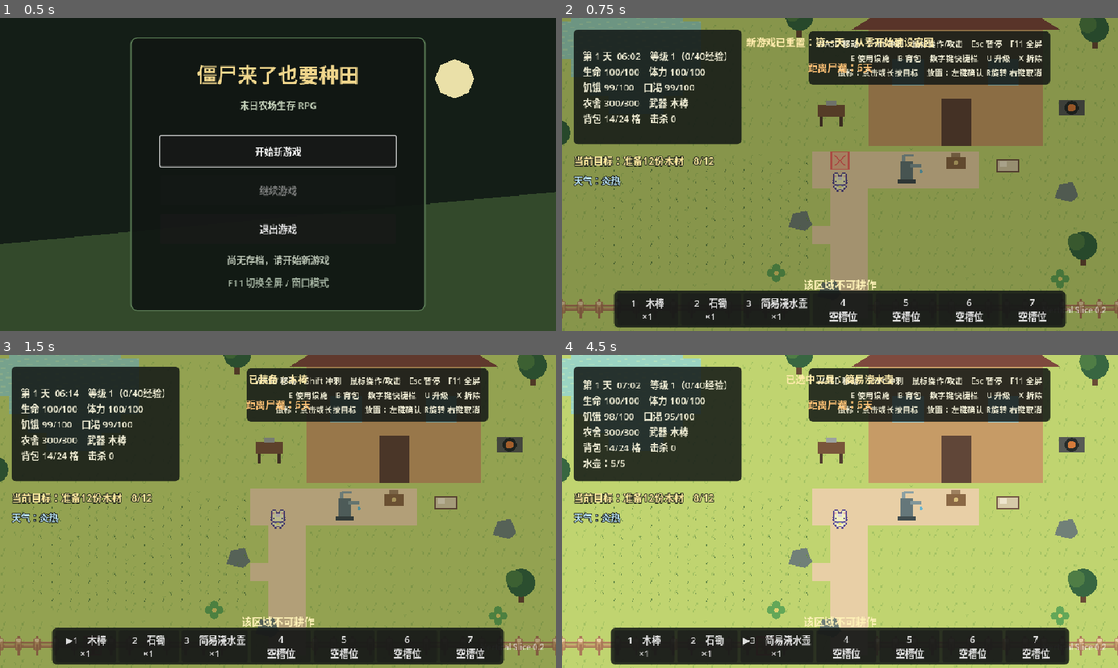
Above: before the commit, frames 1-4 (two rows, left to right).
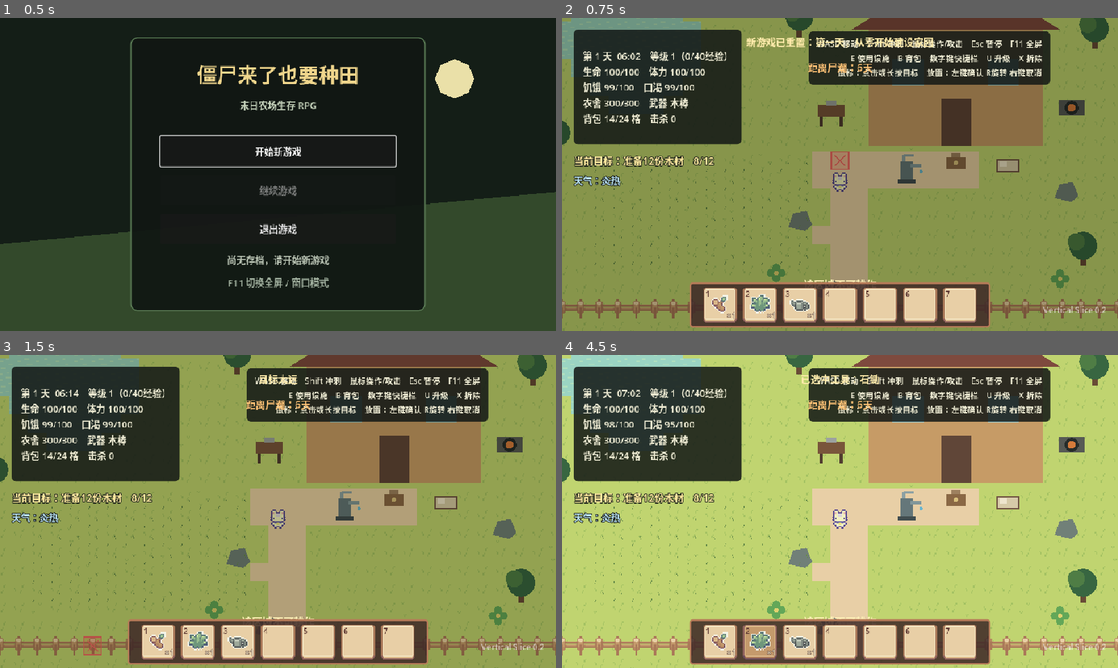
Above: after the commit, the same moments.

Repository: fanfanhappy/zombie-farm-survival
Game: Godot game, scene res://scenes/ui/main_menu.tscn
Same seed, same stepped clock (60 frames per second), same inputs: the game is played once before the commit and once after it.
Inputs (mouse positions are in pixels of both pictures, inside the frame that each line leads up to):
- Up to frame 1 (0.5 s): no input
- Up to frame 2 (0.75 s): click "开始新游戏" at 0.5 s
- Up to frame 3 (1.5 s): click (83, 646) at 1.25 s, where only the run before the commit has a clickable "1 木棒 ×1"
- Up to frame 4 (4.5 s): click (645, 646) at 2 s, where only the run before the commit has a clickable "▶1 木棒 ×1"; click (717, 642) at 2.75 s, where only the run after the commit has a clickable "×1"; click (712, 646) at 3.5 s, where only the run before the commit has a clickable "▶2 石锄 ×1"; click (762, 642) at 4.25 s, where only the run after the commit has a clickable "×1"

Frame 1 is identical in both runs. In frame 2, 11% of the frame differs, in the area x 9-91%, y 84-99%; in frame 3, 11%; in frame 4, 14%, in the area x 3-92%, y 6-99%.

Commit message:
替换背包与快捷栏像素风界面

Diff:
--- a/scenes/game/game_world.tscn
+++ b/scenes/game/game_world.tscn
@@ -332,9 +332,9 @@
 anchor_top = 1.0
 anchor_right = 0.5
 anchor_bottom = 1.0
-offset_left = -390.0
-offset_top = -60.0
-offset_right = 390.0
+offset_left = -260.0
+offset_top = -78.0
+offset_right = 260.0
 offset_bottom = -6.0
 grow_horizontal = 2
 grow_vertical = 0
@@ -359,10 +359,10 @@
 anchor_top = 0.5
 anchor_right = 0.5
 anchor_bottom = 0.5
-offset_left = -330.0
-offset_top = -235.0
-offset_right = 330.0
-offset_bottom = 235.0
+offset_left = -350.0
+offset_top = -260.0
+offset_right = 350.0
+offset_bottom = 260.0
 grow_horizontal = 2
 grow_vertical = 2
 theme_override_styles/panel = SubResource("StyleBoxFlat_panel")
@@ -405,15 +405,15 @@
 layout_mode = 2
 
 [node name="ItemGrid" type="GridContainer" parent="InventoryUI/BackpackPanel/Margin/Content" unique_id=527135454]
-custom_minimum_size = Vector2(0, 185)
+custom_minimum_size = Vector2(0, 248)
 layout_mode = 2
 size_flags_vertical = 3
 theme_override_constants/h_separation = 8
 theme_override_constants/v_separation = 8
-columns = 4
+columns = 6
 
 [node name="DetailPanel" type="PanelContainer" parent="InventoryUI/BackpackPanel/Margin/Content" unique_id=1184305867]
-custom_minimum_size = Vector2(0, 125)
+custom_minimum_size = Vector2(0, 105)
 layout_mode = 2
 
 [node name="Margin" type="MarginContainer" parent="InventoryUI/BackpackPanel/Margin/Content/DetailPanel" unique_id=1490350790]
--- a/scripts/ui/inventory_ui.gd
+++ b/scripts/ui/inventory_ui.gd
@@ -4,6 +4,12 @@
 signal item_use_requested(item_id: String)
 signal item_drop_requested(item_id: String)
 signal inventory_closed
+
+const SLOT_TEXTURE := preload("res://assets/art/ui/inventory/ui_inventory_slots.png")
+const GENERAL_ICON_TEXTURE := preload("res://assets/art/ui/icons/item_general_icons.png")
+const TOOL_ICON_TEXTURE := preload("res://assets/art/ui/icons/item_tool_material_icons.png")
+const FARMING_ICON_TEXTURE := preload("res://assets/art/ui/icons/item_farming_icons.png")
+const FOOD_ICON_TEXTURE := preload("res://assets/art/ui/icons/item_food_icons.png")
 
 
 class DraggableItemSlot extends Button:
@@ -18,14 +24,55 @@
 		slot_index = index
 		item_id = id
 
+	func set_visual(icon_texture: Texture2D, amount: int, hotkey: String, selected: bool) -> void:
+		text = ""
+		inventory_ui.apply_slot_style(self, selected)
+		var icon_rect := TextureRect.new()
+		icon_rect.mouse_filter = Control.MOUSE_FILTER_IGNORE
+		icon_rect.set_anchors_preset(Control.PRESET_CENTER)
+		icon_rect.offset_left = -18.0
+		icon_rect.offset_top = -19.0
+		icon_rect.offset_right = 18.0
+		icon_rect.offset_bottom = 17.0
+		icon_rect.texture = icon_texture
+		icon_rect.expand_mode = TextureRect.EXPAND_IGNORE_SIZE
+		icon_rect.stretch_mode = TextureRect.STRETCH_KEEP_ASPECT_CENTERED
+		add_child(icon_rect)
+		if amount > 0:
+			var amount_label := Label.new()
+			amount_label.mouse_filter = Control.MOUSE_FILTER_IGNORE
+			amount_label.set_anchors_preset(Control.PRESET_BOTTOM_RIGHT)
+			amount_label.offset_left = -34.0
+			amount_label.offset_top = -23.0
+			amount_label.offset_right = -5.0
+			amount_label.offset_bottom = -3.0
+			amount_label.text = "×%d" % amount
+			amount_label.horizontal_alignment = HORIZONTAL_ALIGNMENT_RIGHT
+			amount_label.add_theme_font_size_override("font_size", 13)
+			amount_label.add_theme_color_override("font_color", Color("#fff4d2"))
+			amount_label.add_theme_color_override("font_outline_color", Color("#4b2f2b"))
+			amount_label.add_theme_constant_override("outline_size", 3)
+			add_child(amount_label)
+		if not hotkey.is_empty():
+			var key_label := Label.new()
+			key_label.mouse_filter = Control.MOUSE_FILTER_IGNORE
+			key_label.offset_left = 7.0
+			key_label.offset_top = 4.0
+			key_label.offset_right = 25.0
+			key_label.offset_bottom = 23.0
+			key_label.text = hotkey
+			key_label.add_theme_font_size_override("font_size", 13)
+			key_label.add_theme_color_override("font_color", Color("#5b3733"))
+			add_child(key_label)
+
 	func _get_drag_data(_at_position: Vector2) -> Variant:
 		if item_id.is_empty():
 			return null
-		var preview := PanelContainer.new()
-		var label := Label.new()
-		label.text = "%s ×%d" % [inventory_ui.inventory.get_display_name(item_id), inventory_ui.inventory.get_amount(item_id)]
-		label.add_theme_constant_override("outline_size", 4)
-		preview.add_child(label)
+		var preview := DraggableItemSlot.new()
+		preview.custom_minimum_size = Vector2(64, 64)
+		preview.inventory_ui = inventory_ui
+		preview.set_visual(inventory_ui.get_item_icon(item_id), inventory_ui.inventory.get_amount(item_id), "", false)
+		preview.tooltip_text = inventory_ui.inventory.get_display_name(item_id)
 		set_drag_preview(preview)
 		return {"source": slot_kind, "slot_index": slot_index, "item_id": item_id}
 
@@ -57,6 +104,7 @@
 
 func setup(inventory_system: InventorySystem) -> void:
 	inventory = inventory_system
+	_apply_inventory_theme()
 	inventory.inventory_changed.connect(refresh)
 	$BackpackPanel/Margin/Content/Header/CloseButton.pressed.connect(close_backpack)
 	use_button.pressed.connect(_on_use_pressed)
@@ -95,11 +143,13 @@
 	else:
 		inventory.assign_hotbar_item(target_index, str(data.get("item_id", "")))
 	selected_hotbar_index = target_index
+	refresh()
 
 
 func clear_hotbar_slot(slot_index: int) -> void:
 	inventory.clear_hotbar_slot(slot_index)
 	if selected_hotbar_index == slot_index: selected_hotbar_index = -1
+	refresh()
 
 
 func activate_hotbar_slot(slot_index: int) -> bool:
@@ -122,13 +172,13 @@
 	for index in inventory.hotbar_capacity:
 		var item_id := inventory.get_hotbar_item(index)
 		var slot := DraggableItemSlot.new()
-		slot.custom_minimum_size = Vector2(104, 50)
+		slot.custom_minimum_size = Vector2(64, 64)
 		slot.configure(self, "hotbar", index, item_id)
 		if item_id.is_empty():
-			slot.text = "%s%d\n空槽位" % ["▶" if selected_hotbar_index == index else "", index + 1]
+			slot.set_visual(null, 0, str(index + 1), selected_hotbar_index == index)
 			slot.tooltip_text = "从背包拖动物品到这里"
 		else:
-			slot.text = "%s%d　%s\n×%d" % ["▶" if selected_hotbar_index == index else "", index + 1, inventory.get_display_name(item_id), inventory.get_amount(item_id)]
+			slot.set_visual(get_item_icon(item_id), inventory.get_amount(item_id), str(index + 1), selected_hotbar_index == index)
 			slot.tooltip_text = "%s\n右键清空快捷槽" % inventory.get_item_data(item_id).get("description", "")
 			slot.pressed.connect(_on_hotbar_slot_pressed.bind(item_id))
 		hotbar.add_child(slot)
@@ -137,15 +187,24 @@
 func _refresh_backpack() -> void:
 	capacity_label.text = "%d / %d 格" % [inventory.get_used_slots(), inventory.slot_capacity]
 	_clear_container(item_grid)
-	for item_id in inventory.get_sorted_item_ids():
+	var item_ids := inventory.get_sorted_item_ids()
+	for item_id in item_ids:
 		var data := inventory.get_item_data(item_id)
 		var slot := DraggableItemSlot.new()
-		slot.custom_minimum_size = Vector2(122, 70)
-		slot.text = "%s\n×%d / %d" % [data.get("name", item_id), inventory.get_amount(item_id), inventory.get_stack_limit(item_id)]
+		slot.custom_minimum_size = Vector2(64, 64)
+		slot.configure(self, "inventory", -1, item_id)
+		slot.set_visual(get_item_icon(item_id), inventory.get_amount(item_id), "", selected_item_id == item_id)
 		slot.tooltip_text = "%s\n拖动到下方快捷栏" % data.get("description", "")
-		slot.configure(self, "inventory", -1, item_id)
 		slot.pressed.connect(_select_item.bind(item_id))
 		item_grid.add_child(slot)
+	for empty_index in range(item_ids.size(), inventory.slot_capacity):
+		var empty_slot := DraggableItemSlot.new()
+		empty_slot.custom_minimum_size = Vector2(64, 64)
+		empty_slot.configure(self, "inventory", empty_index, "")
+		empty_slot.set_visual(null, 0, "", false)
+		empty_slot.tooltip_text = "空背包格"
+		empty_slot.disabled = true
+		item_grid.add_child(empty_slot)
 	if not selected_item_id.is_empty() and inventory.get_amount(selected_item_id) <= 0:
 		selected_item_id = ""
 	_update_detail()
@@ -153,7 +212,7 @@
 
 func _select_item(item_id: String) -> void:
 	selected_item_id = item_id
-	_update_detail()
+	_refresh_backpack()
 
 
 func _on_hotbar_slot_pressed(item_id: String) -> void:
@@ -198,3 +257,82 @@
 	for child in container.get_children():
 		container.remove_child(child)
 		child.queue_free()
+
+
+func apply_slot_style(slot: Button, selected: bool) -> void:
+	slot.add_theme_stylebox_override("normal", _create_slot_style(2 if selected else 0))
+	slot.add_theme_stylebox_override("hover", _create_slot_style(1))
+	slot.add_theme_stylebox_override("pressed", _create_slot_style(2))
+	slot.add_theme_stylebox_override("focus", _create_slot_style(1))
+
+
+func get_item_icon(item_id: String) -> Texture2D:
+	match item_id:
+		"watering_can": return _create_atlas_icon(TOOL_ICON_TEXTURE, Vector2i(0, 0))
+		"stone_axe": return _create_atlas_icon(TOOL_ICON_TEXTURE, Vector2i(1, 0))
+		"stone_pickaxe": return _create_atlas_icon(TOOL_ICON_TEXTURE, Vector2i(2, 0))
+		"stone_hoe": return _create_atlas_icon(TOOL_ICON_TEXTURE, Vector2i(3, 0))
+		"repair_hammer": return _create_atlas_icon(TOOL_ICON_TEXTURE, Vector2i(0, 1))
+		"wooden_club": return _create_atlas_icon(TOOL_ICON_TEXTURE, Vector2i(1, 1))
+		"wood": return _create_atlas_icon(TOOL_ICON_TEXTURE, Vector2i(0, 2))
+		"stone": return _create_atlas_icon(TOOL_ICON_TEXTURE, Vector2i(2, 2))
+		"scrap": return _create_atlas_icon(TOOL_ICON_TEXTURE, Vector2i(3, 2))
+		"potato": return _create_atlas_icon(FARMING_ICON_TEXTURE, Vector2i(0, 0))
+		"carrot": return _create_atlas_icon(FARMING_ICON_TEXTURE, Vector2i(1, 1))
+		"potato_seed": return _create_atlas_icon(FARMING_ICON_TEXTURE, Vector2i(0, 8))
+		"carrot_seed": return _create_atlas_icon(FARMING_ICON_TEXTURE, Vector2i(1, 8))
+		"herb", "herb_seed": return _create_atlas_icon(FARMING_ICON_TEXTURE, Vector2i(0, 5))
+		"meal": return _create_atlas_icon(FOOD_ICON_TEXTURE, Vector2i(1, 0))
+		"bandage": return _create_atlas_icon(GENERAL_ICON_TEXTURE, Vector2i(3, 2))
+		"storage_chest": return _create_atlas_icon(GENERAL_ICON_TEXTURE, Vector2i(0, 0))
+		"wood_fence": return _create_atlas_icon(GENERAL_ICON_TEXTURE, Vector2i(1, 2))
+		"wood_spike": return _create_atlas_icon(GENERAL_ICON_TEXTURE, Vector2i(2, 2))
+		"snare_trap": return _create_atlas_icon(GENERAL_ICON_TEXTURE, Vector2i(4, 2))
+	return _create_atlas_icon(GENERAL_ICON_TEXTURE, Vector2i(0, 0))
+
+
+func _create_atlas_icon(texture: Texture2D, cell: Vector2i) -> AtlasTexture:
+	var icon := AtlasTexture.new()
+	icon.atlas = texture
+	icon.region = Rect2(cell * 16, Vector2i(16, 16))
+	return icon
+
+
+func _create_slot_style(column: int) -> StyleBoxTexture:
+	var texture := AtlasTexture.new()
+	texture.atlas = SLOT_TEXTURE
+	texture.region = Rect2(column * 48, 96, 48, 48)
+	var style := StyleBoxTexture.new()
+	style.texture = texture
+	style.texture_margin_left = 9.0
+	style.texture_margin_top = 9.0
+	style.texture_margin_right = 9.0
+	style.texture_margin_bottom = 9.0
+	return style
+
+
+func _apply_inventory_theme() -> void:
+	var backpack_style := _create_panel_style(Color("#5a3934e8"), Color("#d9ac78"), 4)
+	var hotbar_style := _create_panel_style(Color("#3f2927dc"), Color("#b67b58"), 3)
+	backpack_panel.add_theme_stylebox_override("panel", backpack_style)
+	$HotbarPanel.add_theme_stylebox_override("panel", hotbar_style)
+	$BackpackPanel/Margin/Content/DetailPanel.add_theme_stylebox_override("panel", _create_panel_style(Color("#3e2927d9"), Color("#95664f"), 2))
+	$BackpackPanel/Margin/Content/Header/Title.add_theme_color_override("font_color", Color("#ffe5ae"))
+	capacity_label.add_theme_color_override("font_color", Color("#e8cda5"))
+	for button in [$BackpackPanel/Margin/Content/Header/CloseButton, use_button, drop_button]:
+		button.add_theme_stylebox_override("normal", _create_panel_style(Color("#b77b55"), Color("#f0c68e"), 2))
+		button.add_theme_stylebox_override("hover", _create_panel_style(Color("#d09260"), Color("#fff0bd"), 2))
+		button.add_theme_stylebox_override("pressed", _create_panel_style(Color("#8f5a48"), Color("#f0c68e"), 2))
+		button.add_theme_color_override("font_color", Color("#fff5dc"))
+
+
+func _create_panel_style(background: Color, border: Color, width: int) -> StyleBoxFlat:
+	var style := StyleBoxFlat.new()
+	style.bg_color = background
+	style.border_color = border
+	style.set_border_width_all(width)
+	style.corner_radius_top_left = 5
+	style.corner_radius_top_right = 5
+	style.corner_radius_bottom_left = 5
+	style.corner_radius_bottom_right = 5
+	return style
Renamed: assets/art/third_party/sprout_lands_sprites_premium/objects/items/farming_plants_items.png -> assets/art/ui/icons/item_farming_icons.png
Not shown, added: assets/art/ui/icons/item_farming_icons.png.import
Renamed: assets/art/third_party/sprout_lands_sprites_premium/objects/items/fruit_n_berries_items.png -> assets/art/ui/icons/item_food_icons.png
Not shown, added: assets/art/ui/icons/item_food_icons.png.import
Renamed: assets/art/third_party/sprout_lands_sprites_premium/objects/items/items_spritesheet.png -> assets/art/ui/icons/item_general_icons.png
Not shown, added: assets/art/ui/icons/item_general_icons.png.import
Renamed: assets/art/third_party/sprout_lands_sprites_premium/objects/items/tools_n_material_items.png -> assets/art/ui/icons/item_tool_material_icons.png
Not shown, added: assets/art/ui/icons/item_tool_material_icons.png.import
Renamed: assets/art/third_party/sprout_lands_ui_premium/emojis/emoji_style_ui/inventory_blocks_spritesheet.png -> assets/art/ui/inventory/ui_inventory_slots.png
Not shown, added: assets/art/ui/inventory/ui_inventory_slots.png.import
